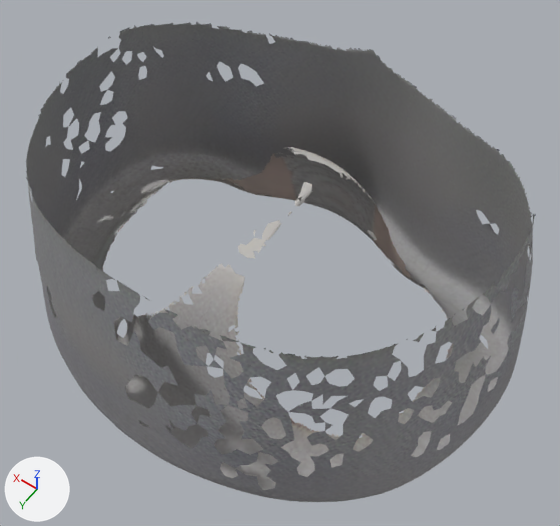
One commit to the glTF model assets/characters/_bodybase/yeoja_bottom17_grayskirt_rigged.glb: the scene before it, then after it.
The view is the same before and after, from a camera (50 mm lens) standing at (-0.237, 0.305, 0.941) and looking at (-0.019, 0.0, 0.462). The lights are fixed; the arrows at lower left show +X, +Y and +Z. The older version comes first. Where no turn or scale is listed for an object, it has been applied to the vertices. Vertices at exactly the same position are counted once.

Objects in the first picture: 'part'.
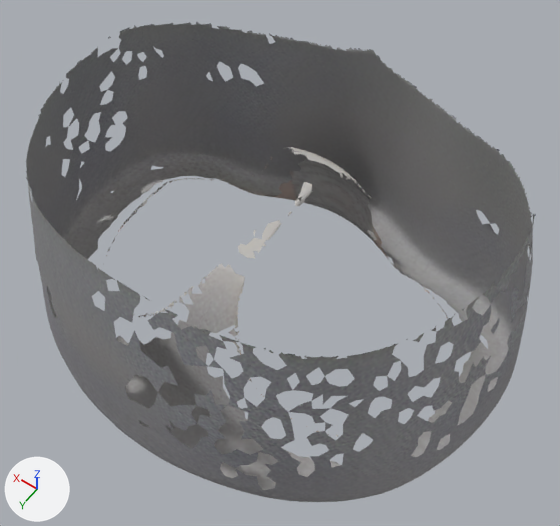
The change, as a list of edits to the scene's bpy script:
```text
Change me_mesh_0:
    used by ob_part; location = (0.0, 0.0, 0.0)
    remove me_mesh_0.from_pydata(...)  # 8783 vertices, 15340 faces; spans x -0.208..0.209, y -0.161..0.16, z 0.379..0.563
    add me_mesh_0.from_pydata(...)  # 7745 vertices, 13064 faces; spans x -0.208..0.209, y -0.161..0.16, z 0.379..0.563
    me_mesh_0 part 1: 1 vertex moved within x -0.1, y 0.078, z 0.399; 1038 vertices removed from x -0.17..0.171, y -0.103..0.097, z 0.385..0.49
```

What differs and where, as boxes (x1, y1, x2, y2) in the pictures (560 x 526 px):
part 1 of me_mesh_0, cut back
    before: (90, 147, 471, 465)
